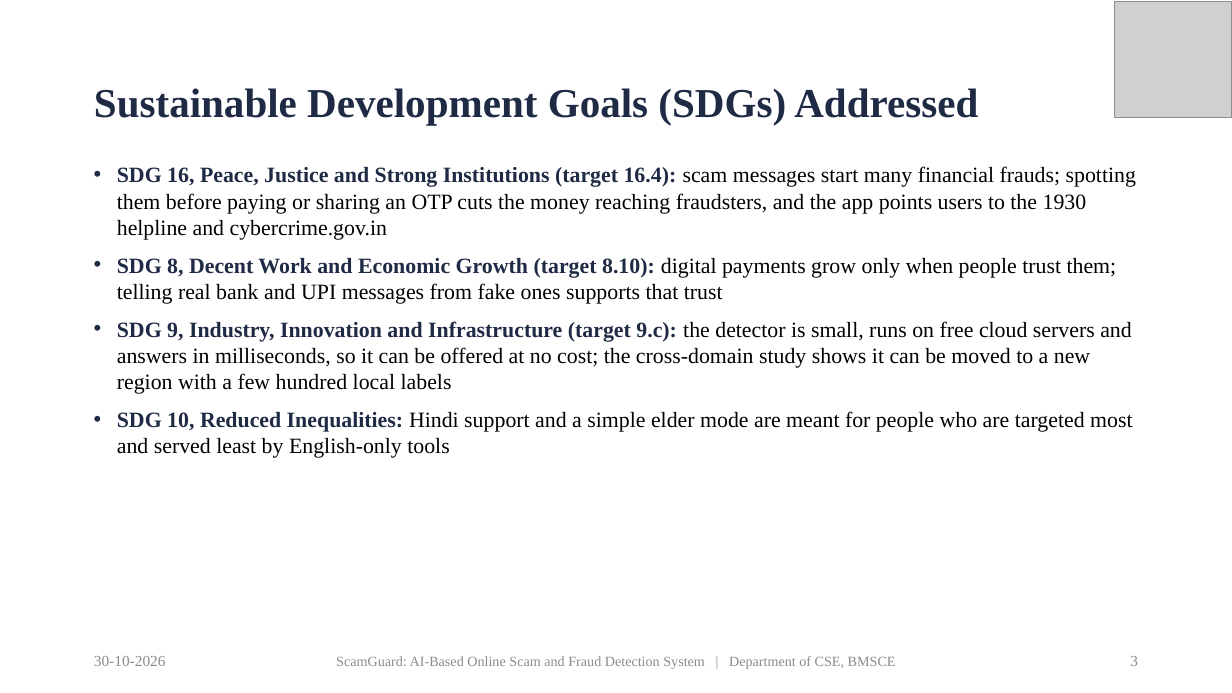
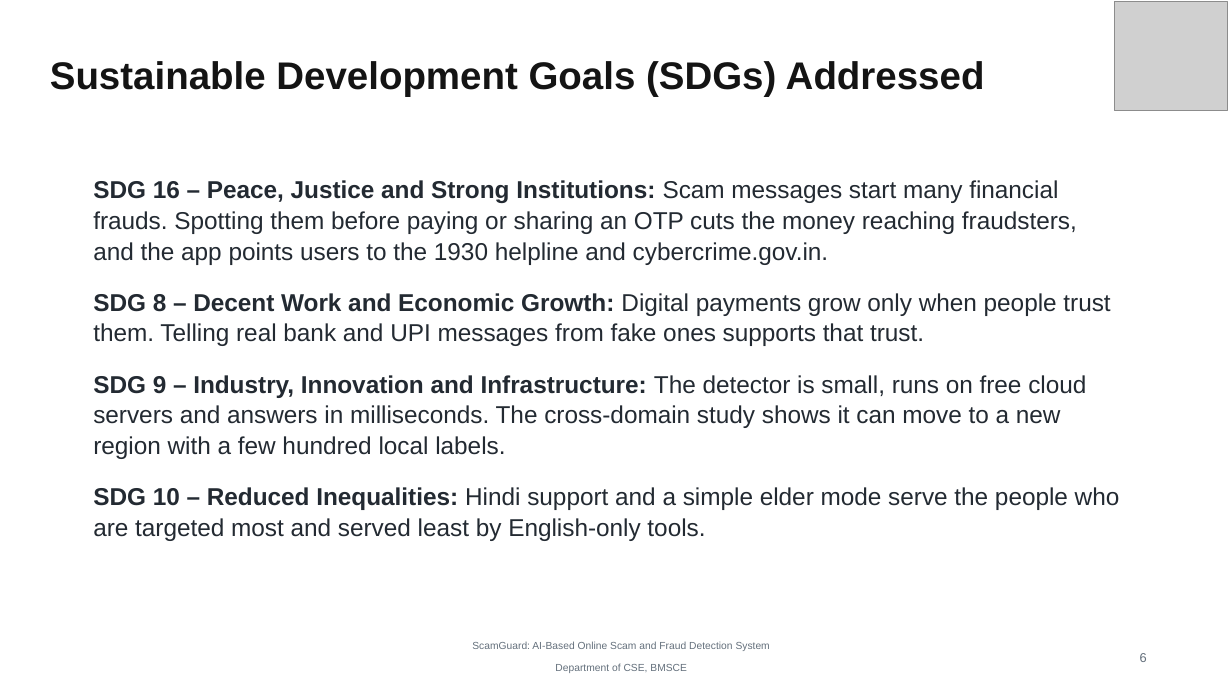
Before and after one commit to priyamthakur275/ScamGuard-AI, a slide deck: slide 6 of docs/presentation/ScamGuard_Final_Presentation.pptx (slide 3 before the commit). Drawn at 1232x693 pixels with LibreOffice and Linux fonts; fonts in the diff are those of the drawing; grey boxes stand for pictures. Boxes give left, top, right and bottom in pixels: in the first picture for what was removed or moved away, otherwise in the second. Text is boxed around its words. In the diff, an @@ line names an element or a change of style, - is before the commit and + after.

Commit message:
Restructure project report and presentation to the department format

```diff
--- a/docs/presentation/ScamGuard_Final_Presentation.pptx
+++ b/docs/presentation/ScamGuard_Final_Presentation.pptx
@@ picture: place and size @@
-picture at (1115, 2, 1232, 117)
+picture at (1115, 2, 1227, 111)
@@ text "Sustainable Development Goals (SDGs) Addressed": place and size @@
-text "Sustainable Development Goals (SDGs) Addressed" at (94, 88, 978, 125)
+text "Sustainable Development Goals (SDGs) Addressed" at (50, 61, 985, 96)
@@ text "Sustainable Development Goals (SDGs) Addressed" at (50, 61, 985, 96): size 32 to 30 pt, font Times New Roman to Arial, text colour #1F2A44 to #141414; line spacing 0.9 to 1.08 @@
@@ text at (93, 180, 1120, 541): text changed; size 17 to 19 pt; font Times New Roman to Arial; text colour #000000 to #232A32 @@
-• SDG 16, Peace, Justice and Strong Institutions (target 16.4): scam messages start many financial frauds; spotting them before paying or sharing an OTP cuts the money reaching fraudsters, and the app points users to the 1930 helpline and cybercrime.gov.in
-• SDG 8, Decent Work and Economic Growth (target 8.10): digital payments grow only when people trust them; telling real bank and UPI messages from fake ones supports that trust
-• SDG 9, Industry, Innovation and Infrastructure (target 9.c): the detector is small, runs on free cloud servers and answers in milliseconds, so it can be offered at no cost; the cross-domain study shows it can be moved to a new region with a few hundred local labels
-• SDG 10, Reduced Inequalities: Hindi support and a simple elder mode are meant for people who are targeted most and served least by English-only tools
+SDG 16 – Peace, Justice and Strong Institutions: Scam messages start many financial frauds. Spotting them before paying or sharing an OTP cuts the money reaching fraudsters, and the app points users to the 1930 helpline and cybercrime.gov.in.
+SDG 8 – Decent Work and Economic Growth: Digital payments grow only when people trust them. Telling real bank and UPI messages from fake ones supports that trust.
+SDG 9 – Industry, Innovation and Infrastructure: The detector is small, runs on free cloud servers and answers in milliseconds. The cross-domain study shows it can move to a new region with a few hundred local labels.
+SDG 10 – Reduced Inequalities: Hindi support and a simple elder mode serve the people who are targeted most and served least by English-only tools.
@@ text removed at (94, 656, 166, 666) @@
-30-10-2026
@@ text at (472, 641, 770, 673): text changed; size 11 to 8 pt; font Times New Roman to Arial; text colour #8C8C8C to #64707C @@
-ScamGuard: AI-Based Online Scam and Fraud Detection System | Department of CSE, BMSCE
+ScamGuard: AI-Based Online Scam and Fraud Detection System
+Department of CSE, BMSCE
@@ page number removed at (1130, 656, 1138, 666) @@
-3
@@ text added at (1140, 653, 1147, 662), 10 pt, text #64707C @@
+6
```
Also in this commit, not shown: 5 other slides changed, 11 slides added, 23 slides removed, 51 other files.
